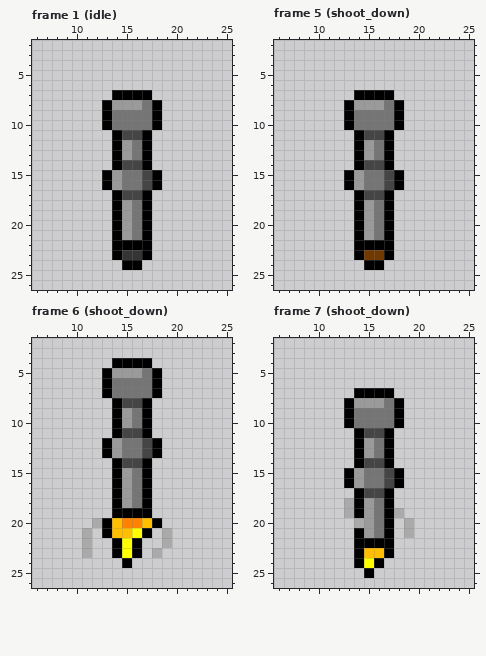
Two states of a pixel-art file, Assets/Sprites/sentry.ase. The picture above is the old version.
32x32 pixels, 16 frames. Shown: frame 1 (idle): x 6..25, y 2..26; frame 5 (shoot_down): x 6..25, y 2..26; frame 6 (shoot_down): x 6..25, y 2..26; frame 7 (shoot_down): x 6..25, y 2..26. The commit also changed other frames, which this record leaves out.
After the commit:
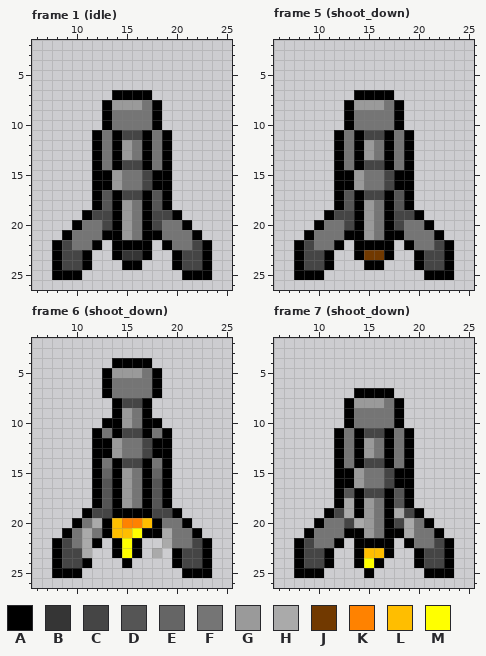
Palette (. is transparent): A #000000  B #353535  C #454545  D #555555  E #656565  F #757575  G #9a9a9a  H #aaaaaa  J #713900  K #ff8200  L #ffbe00  M #ffff00
Commit: fixed sentry sprites and head rotation
Edits made:
layer "Body" now shown
Changed rows in their new state; - is an unchanged pixel.
Frame 1 (idle), layer "Body":
first column x 8:
11 ----AF----FA----
12 ----AF----FA----
13 ----AF----FA----
14 ----AF----FA----
15 ----A------A----
16 ----A------A----
17 ----AD----DA----
18 ----AD----DA----
19 ---ACC----CCA---
20 --AFFC----CFFA--
21 -AFFFA----AFFFA-
22 ACFFA------AFFCA
23 ACCA--------ACCA
24 ACCA--------ACCA
25 AAA----------AAA
Frame 5 (shoot_down), layer "Body": the same change as frame 1 (idle)
Frame 6 (shoot_down), layer "Body":
first column x 8:
10 -----A----A-----
11 ----AF----FA----
12 ----A------A----
13 ----A------A----
14 ----AF----FA----
15 ----AE----EA----
16 ----AD----DA----
17 ----AD----DA----
18 ----AD----DA----
19 ---ACC----CCA---
20 --AF-------FFA--
21 -AF-F-----A-FFA-
22 ACF-A-------FFCA
23 ACC---------ACCA
24 ACCA--------ACCA
25 AAA----------AAA
Frame 7 (shoot_down), layer "Body":
first column x 8:
11 ----AF----FA----
12 ----AF----FA----
13 ----AF----FA----
14 ----AF----FA----
15 ----A------A----
16 ----A------A----
17 ----AD----DA----
18 ----A-----DA----
19 ---AC------CA---
20 --AFFC----C-FA--
21 -AFFFA----A-FFA-
22 ACFFA------AFFCA
23 ACCA--------ACCA
24 ACCA--------ACCA
25 AAA----------AAA
Changed places in both pictures, as pixel boxes (x1, y1, x2, y2):
added: (52, 130, 112, 280)
added: (152, 130, 212, 280)
added: (294, 130, 354, 280)
added: (394, 130, 454, 280)
added: (52, 418, 112, 578)
added: (152, 418, 212, 578)
added: (294, 428, 354, 578)
added: (394, 428, 454, 578)
